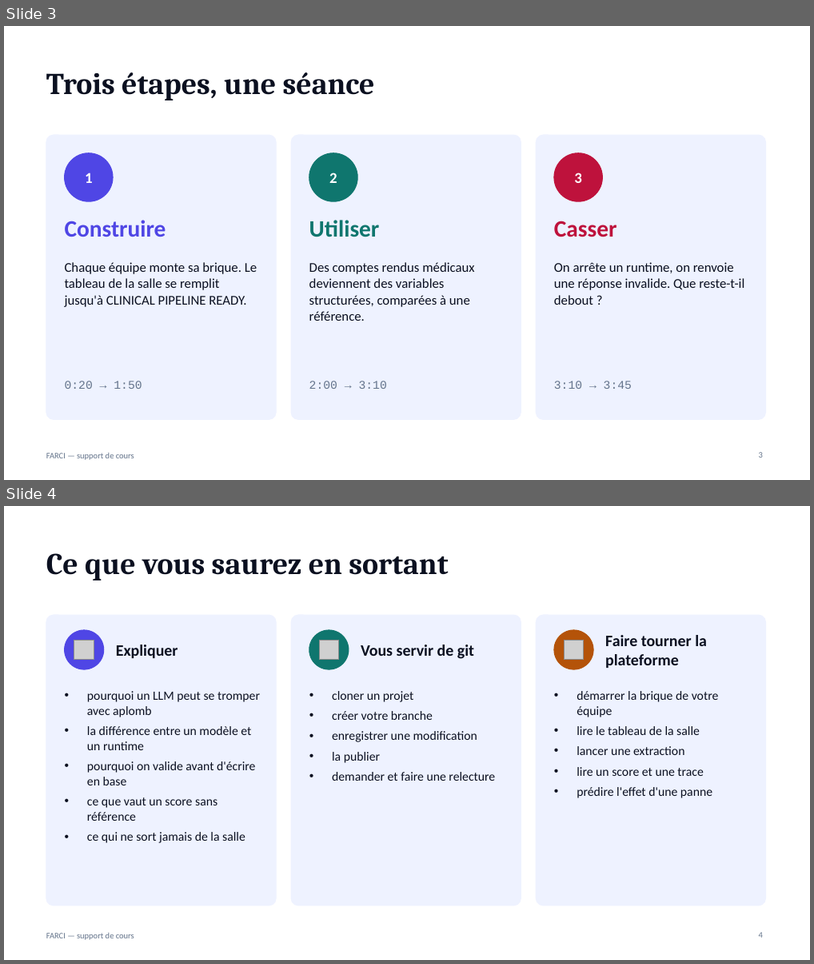
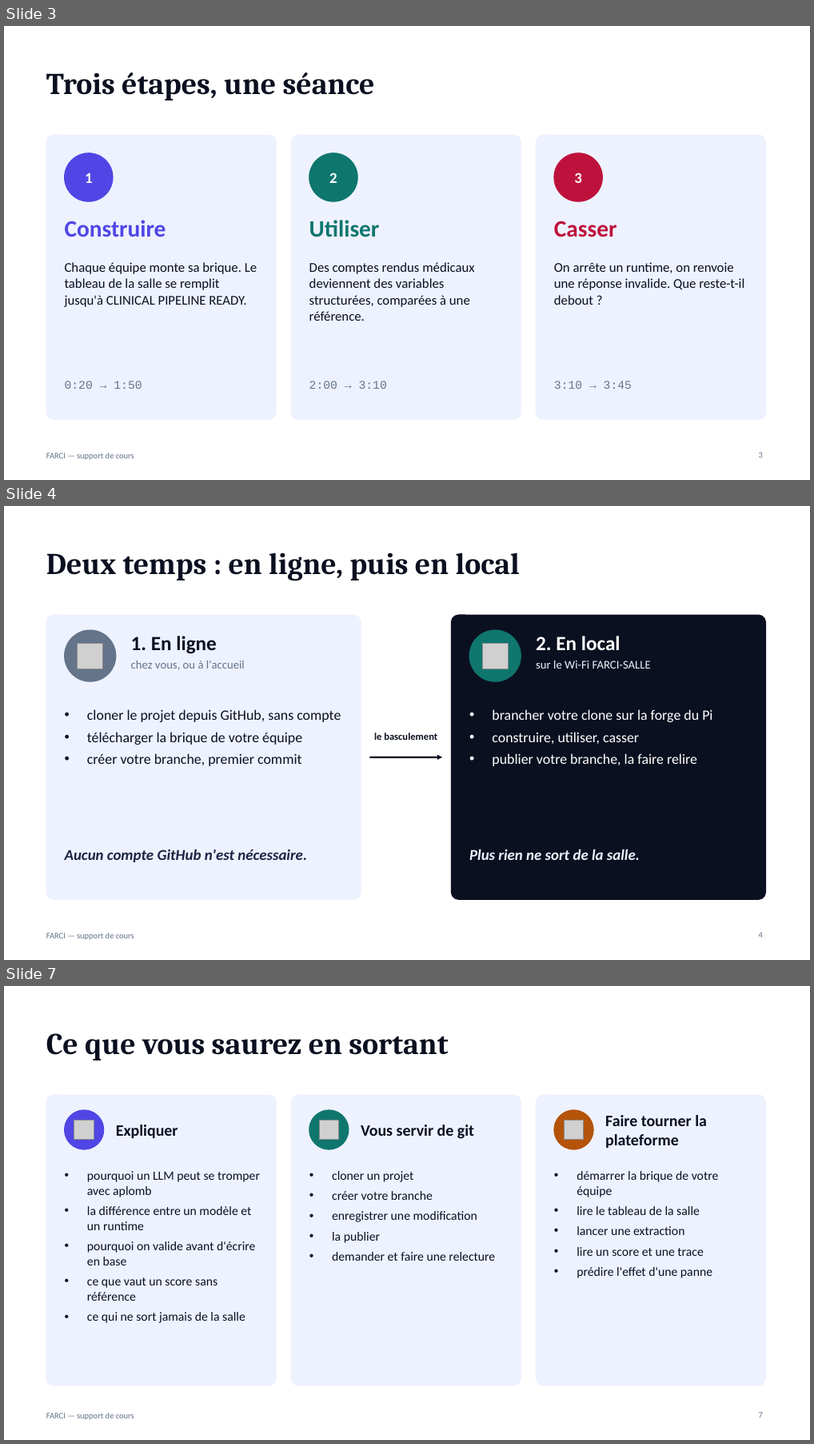
Before and after one commit to jdanion/FARCI, a slide deck: docs/support/FARCI-support-de-cours.pptx. Shown one above the other, each under a label of ours: slides 3 and 4 before the commit, slides 3, 4 and 7 after it; the slides between them are not shown. The pictures are 814x964 and 814x1444 pixels, drawn with LibreOffice and Linux fonts; fonts in the diff are those of the drawing; grey boxes stand for pictures. Boxes give left, top, right and bottom in pixels: in the first picture for what was removed or moved away, otherwise in the second. Text is boxed around its words. In the diff, an @@ line names an element or a change of style, - is before the commit and + after.

```diff
--- a/docs/support/FARCI-support-de-cours.pptx
+++ b/docs/support/FARCI-support-de-cours.pptx
@@ slide 4 added at box(4, 506, 810, 960), background #FFFFFF; not listed: 1 template element that a slide beside it also shows @@
@@ title added at box(46, 552, 520, 580), 36 pt, text #0B1020, bold @@
+Deux temps : en ligne, puis en local
@@ rounded rectangle added at box(46, 615, 361, 900), fill #EEF2FF, outline #EEF2FF 1 pt @@
@@ rounded rectangle added at box(452, 615, 766, 900), fill #0B1020, outline #0B1020 1 pt @@
@@ ellipse added at box(65, 630, 116, 681), fill #64748B, outline #64748B 1 pt @@
@@ picture added at box(77, 643, 102, 668) @@
@@ text added at box(131, 636, 216, 654), 24 pt, text #0B1020, bold @@
+1. En ligne
@@ ellipse added at box(470, 630, 522, 681), fill #0F766E, outline #0F766E 1 pt @@
@@ picture added at box(482, 643, 508, 668) @@
@@ text added at box(536, 636, 621, 650), 24 pt, text #FFFFFF, bold @@
+2. En local
@@ text added at box(131, 660, 245, 670), 14 pt, text #64748B @@
+chez vous, ou à l'accueil
@@ text added at box(536, 660, 651, 668), 14 pt, text #EEF2FF @@
+sur le Wi-Fi FARCI-SALLE
@@ text added at box(87, 709, 341, 766), 17 pt, text #0B1020 @@
+• cloner le projet depuis GitHub, sans compte
+• télécharger la brique de votre équipe
+• créer votre branche, premier commit
@@ text added at box(492, 709, 713, 766), 17 pt, text #FFFFFF @@
+• brancher votre clone sur la forge du Pi
+• construire, utiliser, casser
+• publier votre branche, la faire relire
@@ text added at box(374, 732, 438, 740), 12 pt, text #0B1020, bold @@
+le basculement
@@ arrow added from (370, 757) to (442, 757), #0B1020 2 pt @@
@@ text added at box(65, 848, 307, 862), 18 pt, text #1B2445, bold, italic @@
+Aucun compte GitHub n'est nécessaire.
@@ text added at box(470, 848, 640, 860), 18 pt, text #EEF2FF, bold, italic @@
+Plus rien ne sort de la salle.
@@ page number added at box(759, 932, 763, 937), 10 pt, text #64748B @@
+4
@@ what was slide 4 is now slide 7 @@
@@ page number at box(759, 1412, 763, 1417): text changed @@
-4
+7
```
Also in this commit, not shown: 9 slides changed, 3 other slides added, 30 other files.
